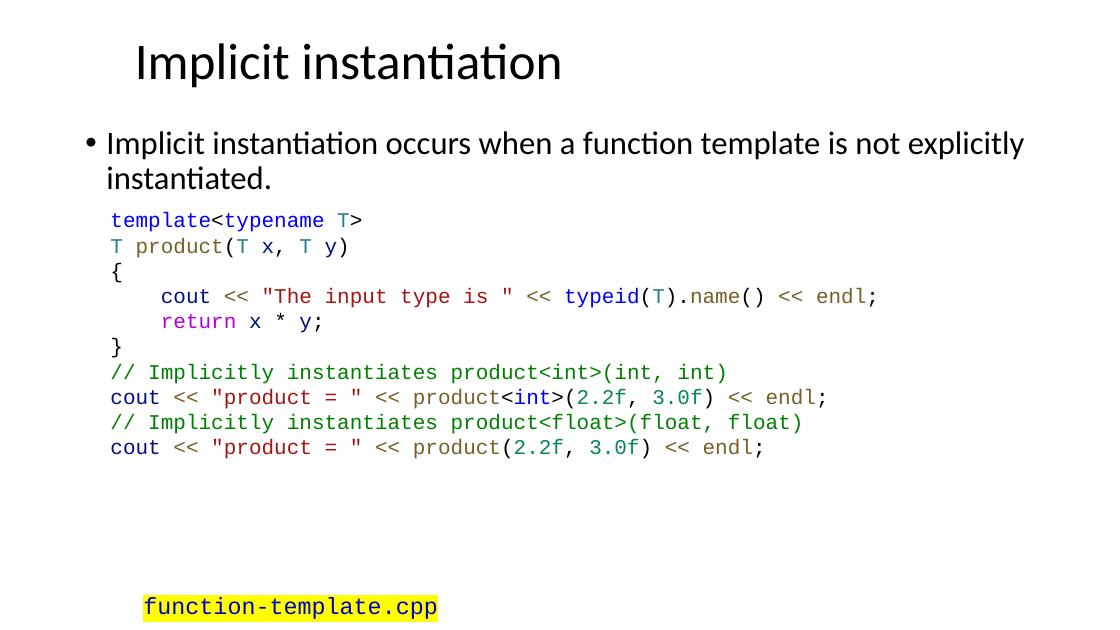
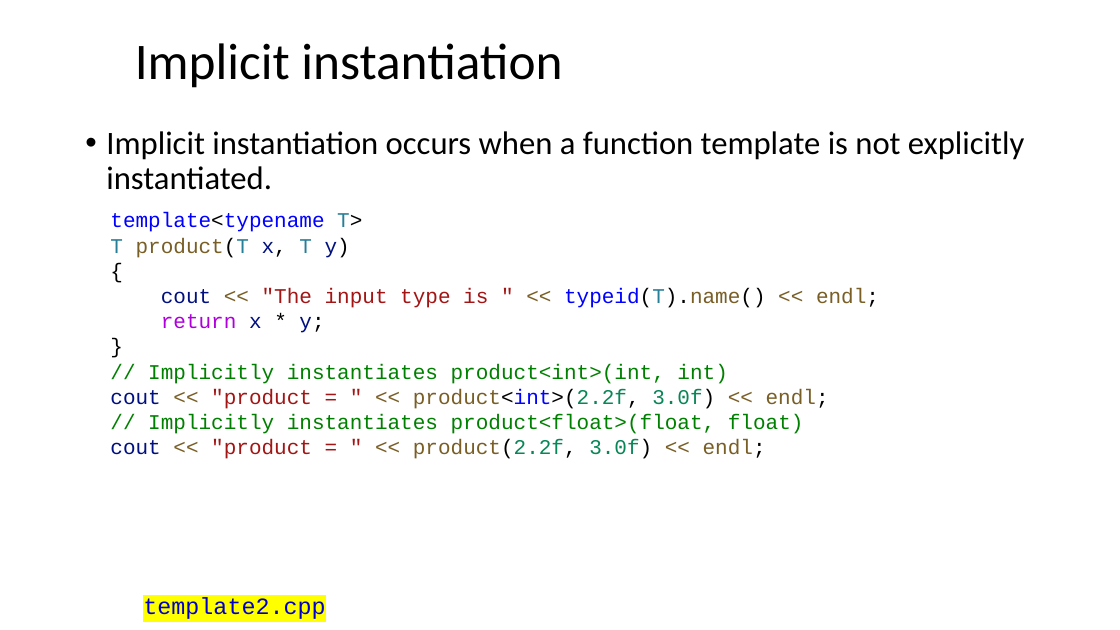
Before and after one commit to Aries-Dawn/Cpp-Program-Design, a slide deck: slide 10 of Lecture/Lecture07.pptx. Drawn at 1120x630 pixels with LibreOffice and Linux fonts; fonts in the diff are those of the drawing; background and template pictures are left out. Boxes give left, top, right and bottom in pixels: in the first picture for what was removed or moved away, otherwise in the second. Text is boxed around its words. In the diff, an @@ line names an element or a change of style, - is before the commit and + after.

```diff
--- a/Lecture/Lecture07.pptx
+++ b/Lecture/Lecture07.pptx
@@ rectangle "template2.cpp": place and size @@
-rectangle "template2.cpp" at box(135, 587, 450, 624)
+rectangle "template2.cpp" at box(135, 587, 336, 624)
@@ text in rectangle at box(143, 597, 325, 619): text changed @@
-function-template.cpp
+template2.cpp
```
Also in this commit, not shown: 4 other slides changed, 20 other files.
